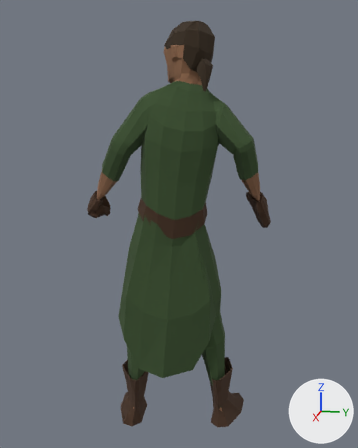
A saved change to the glTF model Party/Olren/olren.glb.
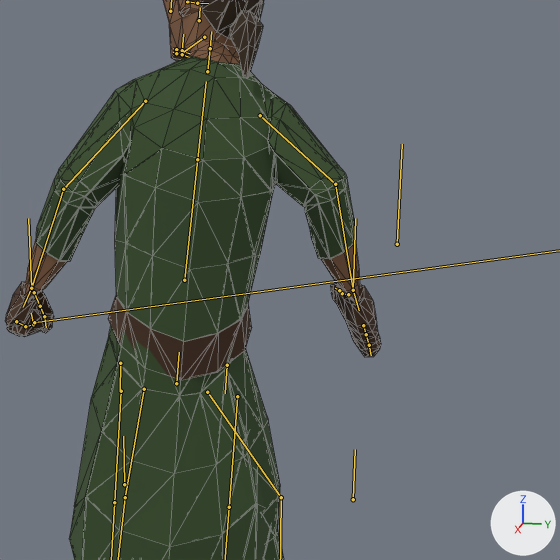
There are two pictures of each version: one whole from a 50 mm camera at (1.793, 0.39, 1.286) aimed at (-0.076, 0.017, 0.819), one close up on the part from 24% to 100% of the width and 12% to 73% of the height. The lights are fixed; the arrows at lower right show +X, +Y and +Z. Both versions are drawn at frame 7 of the action 'Hit'; the numbers are the values there. The bones that bend it are drawn over the model as lines in the close-ups. The close-ups show mesh edges as thin lines.

In view in the first close-up: 'Belt.001', 'Body', 'Cube.013', 'Gloves.001', 'Hair', 'Trousers.001'.
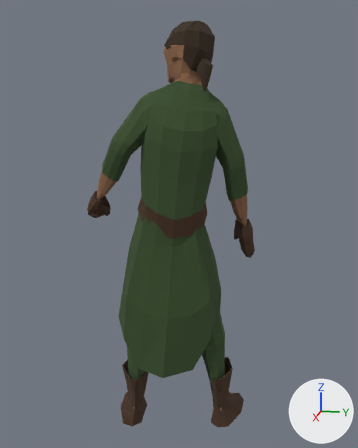
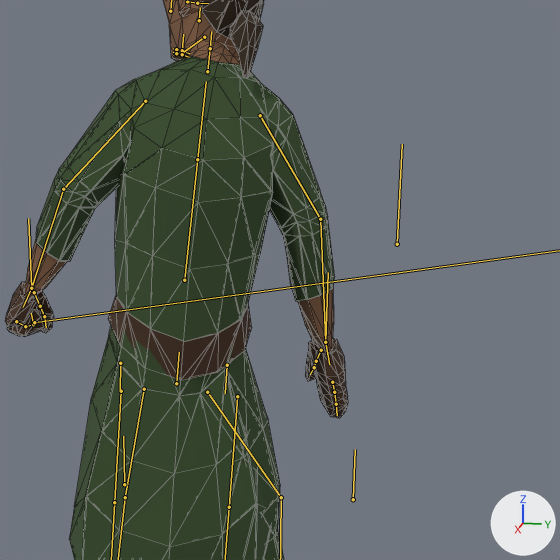
The edits, one by one:
Bone 'upper_arm.R' (bone_upper_arm_r) turns from (-22, -3, 5) to (-2, -12, 16) degrees about its own x, y and z.
Bone 'middle_arm.R' (bone_middle_arm_r) turns from (50, -3, 7) to (20, -1, 3) degrees about its own x, y and z.
Bone 'thumb_base.R' (bone_thumb_base_r) turns from (0, 0, 0) to (-46, 0, 0) degrees about its own x, y and z.

Location of each change, (x1, y1, x2, y2) in pixels of the close-ups (560 x 560 px):
'Cube.013', posed: before (36, 56, 356, 560); after (36, 56, 335, 560)
'Body', posed: before (24, 0, 360, 303); after (24, 0, 334, 353)
'Gloves.001', posed (9% narrower, 80% taller): before (5, 282, 381, 357); after (5, 282, 348, 418)
bone 'upper_arm.R', root to tip: before (260, 115) to (335, 184); after (260, 115) to (320, 219)
bone 'middle_arm.R', root to tip: before (335, 184) to (353, 290); after (320, 219) to (325, 342)
bone 'thumb_base.R', root to tip: before (348, 294) to (342, 293); after (321, 350) to (316, 361)
